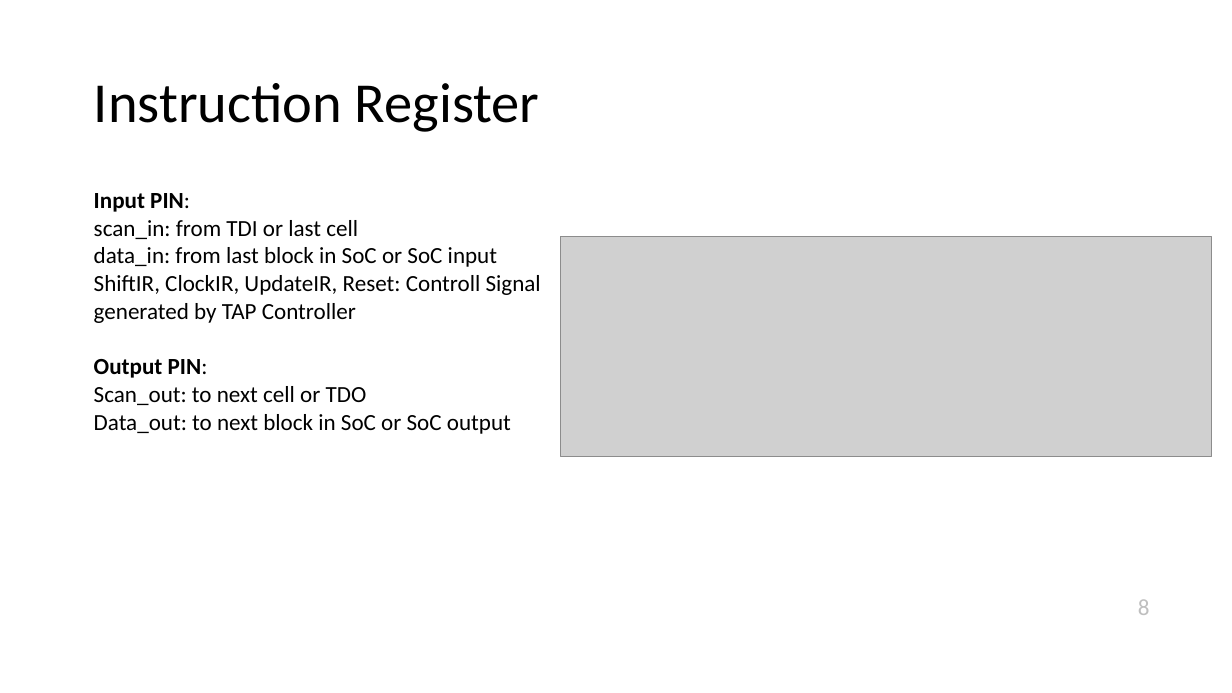
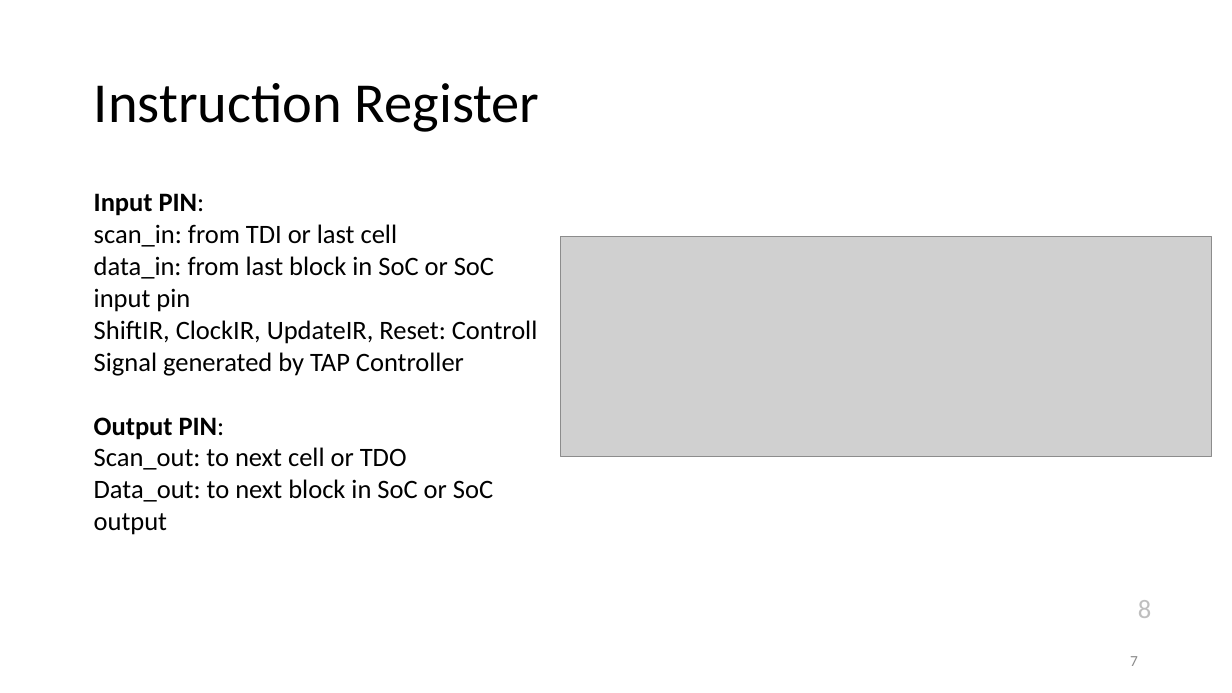
Before and after one commit to ax0080/JTAG, a slide deck: slide 7 of JTAG.pptx (slide 8 before the commit). Drawn at 1232x693 pixels with LibreOffice and Linux fonts; fonts in the diff are those of the drawing; grey boxes stand for pictures. Boxes give left, top, right and bottom in pixels: in the first picture for what was removed or moved away, otherwise in the second. Text is boxed around its words. In the diff, an @@ line names an element or a change of style, - is before the commit and + after.

```diff
--- a/JTAG.pptx
+++ b/JTAG.pptx
@@ text at <box>94,193,538,535</box>: size 18 to 20.7 pt in "Input PIN:", "scan_in: from TDI or last cell", "ShiftIR, ClockIR, UpdateIR, Reset: Controll Signal generated ...", "Output PIN:" and 2 more places @@
@@ text at <box>94,256,494,312</box>: text changed; size 18 to 20.7 pt @@
-data_in: from last block in SoC or SoC input
+data_in: from last block in SoC or SoC input pin
@@ text "8" at <box>1138,600,1151,618</box>: size 18 to 20.7 pt @@
@@ page number added at <box>1130,656,1138,666</box>, 12 pt, text #8C8C8C @@
+7
```
Also in this commit, not shown: 5 other slides changed, 36 slides added, 7 slides removed.
